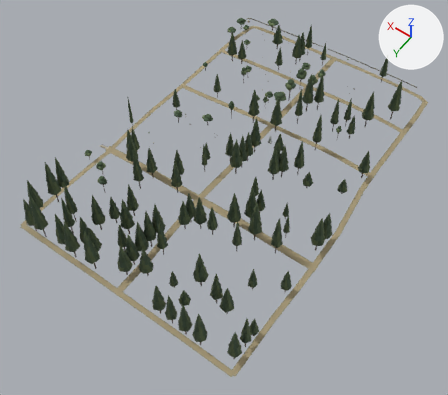
An edit to the glTF model apps/web-preview/public/scene/pioneer-cemetery-landscape-review/site.glb, drawn before and after from the same camera.
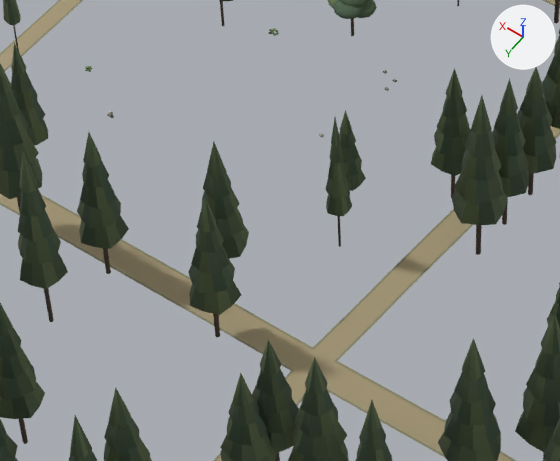
The first picture shows the older version from a 50 mm lens placed at (-602.0, -164.0, 387.0), pointed at (-430.0, -406.0, 8.0). The close-ups show the older and then the newer version on the part from 29% to 57% of the width and 30% to 56% of the height of that picture. Only the edits that show in the close-ups are written down. Lighting does not change. The marker at upper right points along +X, +Y and +Z. Where no turn or scale is listed for an object, it has been applied to the vertices. Vertices at exactly the same position are counted once.

Objects in the first close-up: 'pioneer-cemetery-canopy', 'pioneer-cemetery-paving' and 1 more.
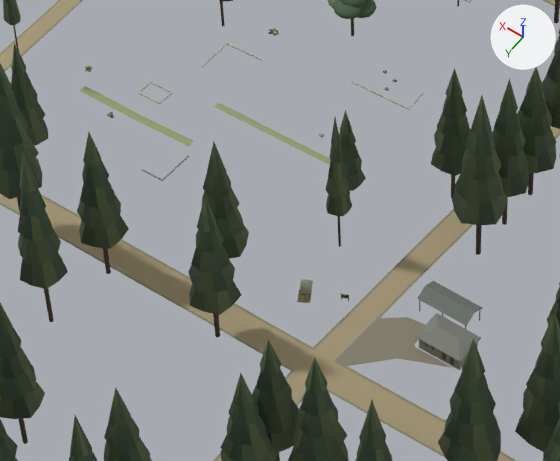
Location of each change, (x1, y1, x2, y2) in pixels of the close-ups (560 x 461 px):
'pioneer-cemetery-support', added
    after: (415, 281, 482, 370)
'pioneer-cemetery-kiosk', added
    after: (299, 279, 349, 302)
part 1 of me_pioneer_cemetery_paving, added
    after: (214, 103, 331, 165)
part 2 of me_pioneer_cemetery_paving, added
    after: (79, 86, 194, 146)
part 3 of me_pioneer_cemetery_paving, added
    after: (297, 289, 312, 303)
part 4 of me_pioneer_cemetery_paving, built on
    before: (339, 310, 387, 372)
    after: (305, 309, 452, 372)

The change, as a list of edits to the scene's bpy script:
```text
Change me_pioneer_cemetery_paving:
    used by ob_pioneer_cemetery_paving; location = (0.0, 0.0, 0.0)
    remove me_pioneer_cemetery_paving.from_pydata(...)  # 8331 vertices, 10357 faces; spans x -522.0..-324.0, y -595.0..-290.0, z 10.0..20.0
    add me_pioneer_cemetery_paving.from_pydata(...)  # 8744 vertices, 10891 faces; spans x -522.0..-324.0, y -595.0..-290.0, z 10.0..20.0
    me_pioneer_cemetery_paving part 1: a new loose piece of 83 vertices spanning x -398.0..-369.0, y -427.0..-425.0, z 16.0..17.0, in mat_material_0
    me_pioneer_cemetery_paving part 2: a new loose piece of 74 vertices spanning x -371.0..-345.0, y -416.0..-415.0, z 15.0..17.0, in mat_material_0
    me_pioneer_cemetery_paving part 3: a new loose piece of 29 vertices spanning x -411.0..-408.0, y -401.0..-397.0, z 17.0, in mat_material_0
    me_pioneer_cemetery_paving part 4: 5 vertices moved within x -424.0..-422.0, y -402.0..-391.0, z 17.0; 137 vertices added at x -439.0..-417.0, y -406.0..-390.0, z 17.0..18.0
    other edits to the shape of me_pioneer_cemetery_paving do not show in these pictures
Add me_pioneer_cemetery_kiosk:
    me_pioneer_cemetery_kiosk.from_pydata(...)  # 1952 vertices, 2920 faces; spans x -416.21..-407.86, y -402.53..-397.23, z 16.89..19.69
    me_pioneer_cemetery_kiosk.materials.append(mat_material_0)
Add me_pioneer_cemetery_support:
    me_pioneer_cemetery_support.from_pydata(...)  # 516 vertices, 780 faces; spans x -440.6..-427.15, y -412.01..-400.75, z 17.11..22.04
    me_pioneer_cemetery_support.materials.append(mat_material_0)
Add ob_pioneer_cemetery_kiosk:
    ob_pioneer_cemetery_kiosk = bpy.data.objects.new('pioneer-cemetery-kiosk', me_pioneer_cemetery_kiosk)
    ob_pioneer_cemetery_kiosk.location = (0.0, 0.0, 0.0)
Add ob_pioneer_cemetery_support:
    ob_pioneer_cemetery_support = bpy.data.objects.new('pioneer-cemetery-support', me_pioneer_cemetery_support)
    ob_pioneer_cemetery_support.location = (0.0, 0.0, 0.0)
```
